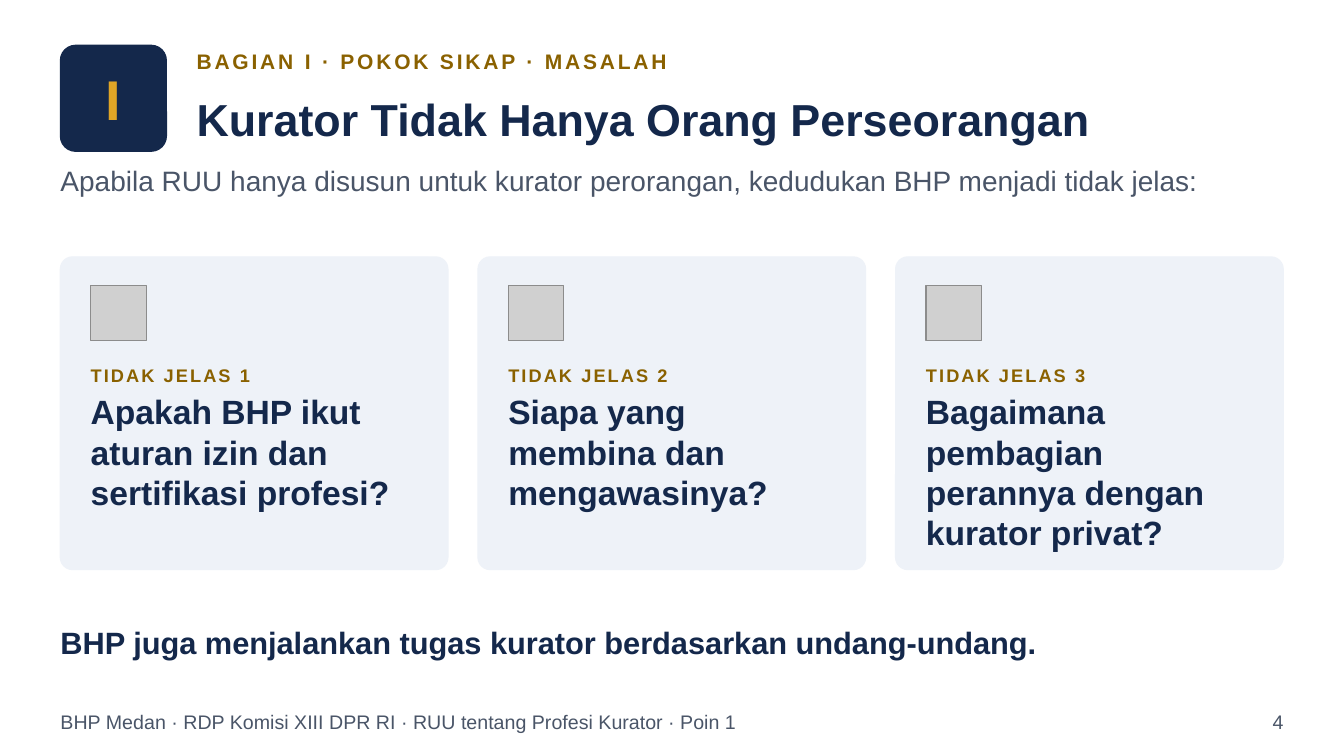
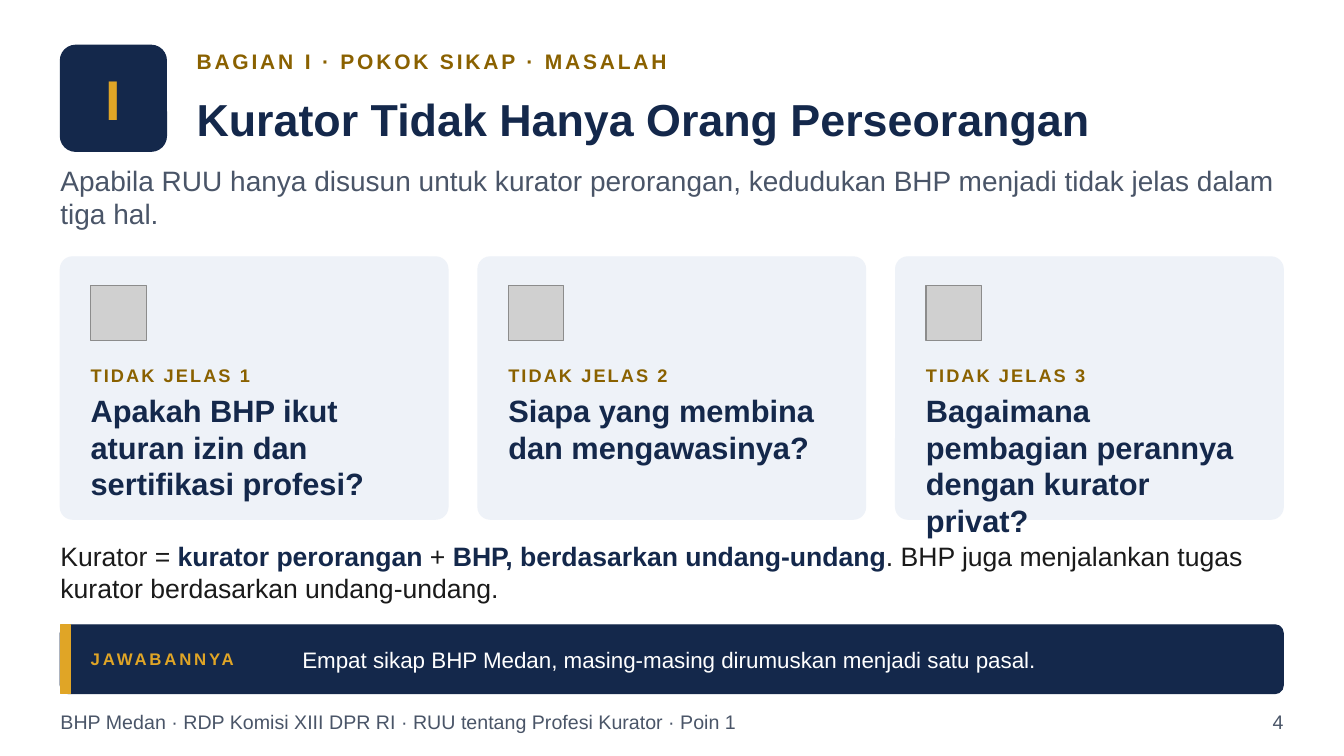
Before and after one commit to artheralawfirm-cloud/SAPAWALI, a slide deck: slide 4 of presentasi/Paparan_BHP_Medan_RUU_Profesi_Kurator.pptx. Drawn at 1344x756 pixels with LibreOffice and Linux fonts; fonts in the diff are those of the drawing; grey boxes stand for pictures. Boxes give left, top, right and bottom in pixels: in the first picture for what was removed or moved away, otherwise in the second. Text is boxed around its words. In the diff, an @@ line names an element or a change of style, - is before the commit and + after.

```diff
--- a/presentasi/Paparan_BHP_Medan_RUU_Profesi_Kurator.pptx
+++ b/presentasi/Paparan_BHP_Medan_RUU_Profesi_Kurator.pptx
@@ text at bbox=[60, 170, 1273, 230]: text changed @@
-Apabila RUU hanya disusun untuk kurator perorangan, kedudukan BHP menjadi tidak jelas:
+Apabila RUU hanya disusun untuk kurator perorangan, kedudukan BHP menjadi tidak jelas dalam tiga hal.
@@ rounded rectangle: place and size @@
-rounded rectangle at bbox=[60, 257, 448, 570]
+rounded rectangle at bbox=[60, 257, 448, 519]
@@ rounded rectangle: place and size @@
-rounded rectangle at bbox=[478, 257, 865, 570]
+rounded rectangle at bbox=[478, 257, 865, 519]
@@ proportions changed in 3 elements at bbox=[60, 257, 448, 519], bbox=[478, 257, 865, 519], bbox=[896, 257, 1284, 519] @@
@@ rounded rectangle: place and size @@
-rounded rectangle at bbox=[896, 257, 1284, 570]
+rounded rectangle at bbox=[896, 257, 1284, 519]
@@ text at bbox=[91, 399, 364, 501]: size 24 to 22 pt in "Apakah BHP ikut aturan izin dan sertifikasi ..." @@
@@ text at bbox=[508, 399, 814, 464]: size 24 to 22 pt in "Siapa yang membina dan mengawasinya?" @@
@@ text at bbox=[926, 399, 1234, 538]: size 24 to 22 pt in "Bagaimana pembagian perannya dengan kurator privat?" @@
@@ text at bbox=[60, 546, 1242, 604]: text changed; size 22 to 19 pt; text colour #14284B to #1A1A1A; bold off @@
-BHP juga menjalankan tugas kurator berdasarkan undang-undang.
+Kurator = kurator perorangan + BHP, berdasarkan undang-undang. BHP juga menjalankan tugas kurator berdasarkan undang-undang.
@@ rounded rectangle added at bbox=[60, 625, 1284, 694], fill #14284B, outline #14284B 1 pt @@
@@ rectangle added at bbox=[60, 625, 71, 694], fill #E0A526, outline #E0A526 1 pt @@
@@ text added at bbox=[91, 625, 302, 694], 12 pt, text #E0A526, bold @@
+JAWABANNYA
@@ text added at bbox=[302, 651, 1036, 673], 16 pt, text #FFFFFF @@
+Empat sikap BHP Medan, masing-masing dirumuskan menjadi satu pasal.
```
Also in this commit, not shown: 24 other slides changed, 2 slides added, 6 other files.
